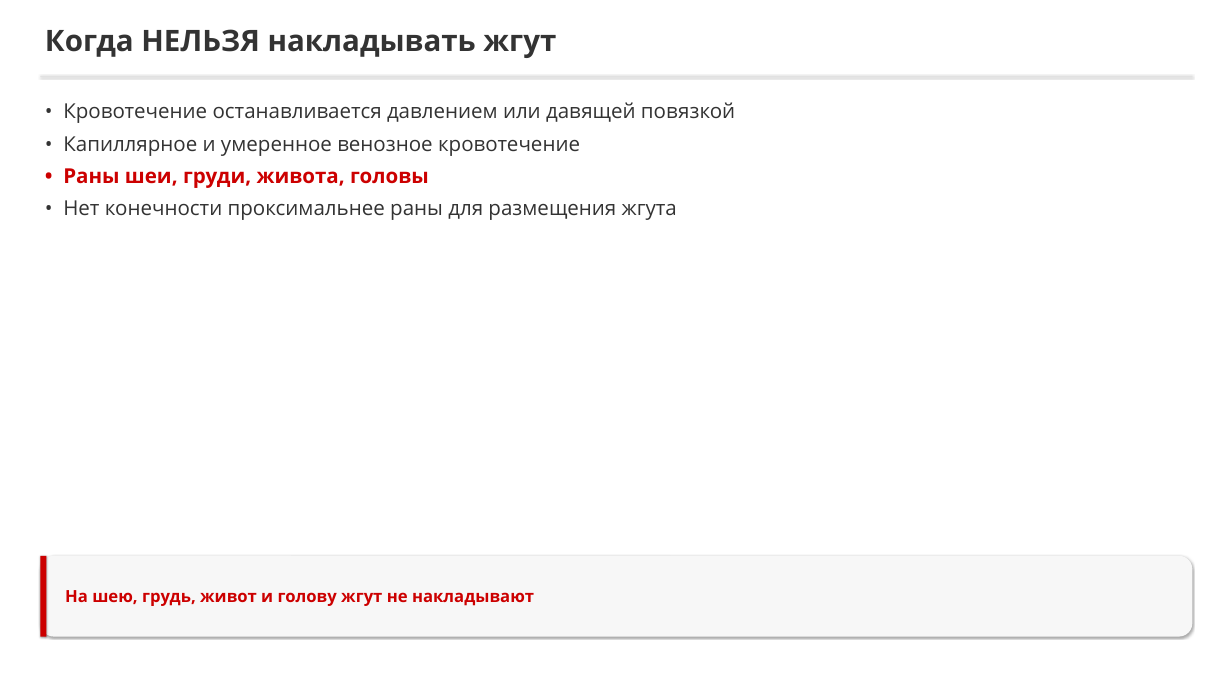
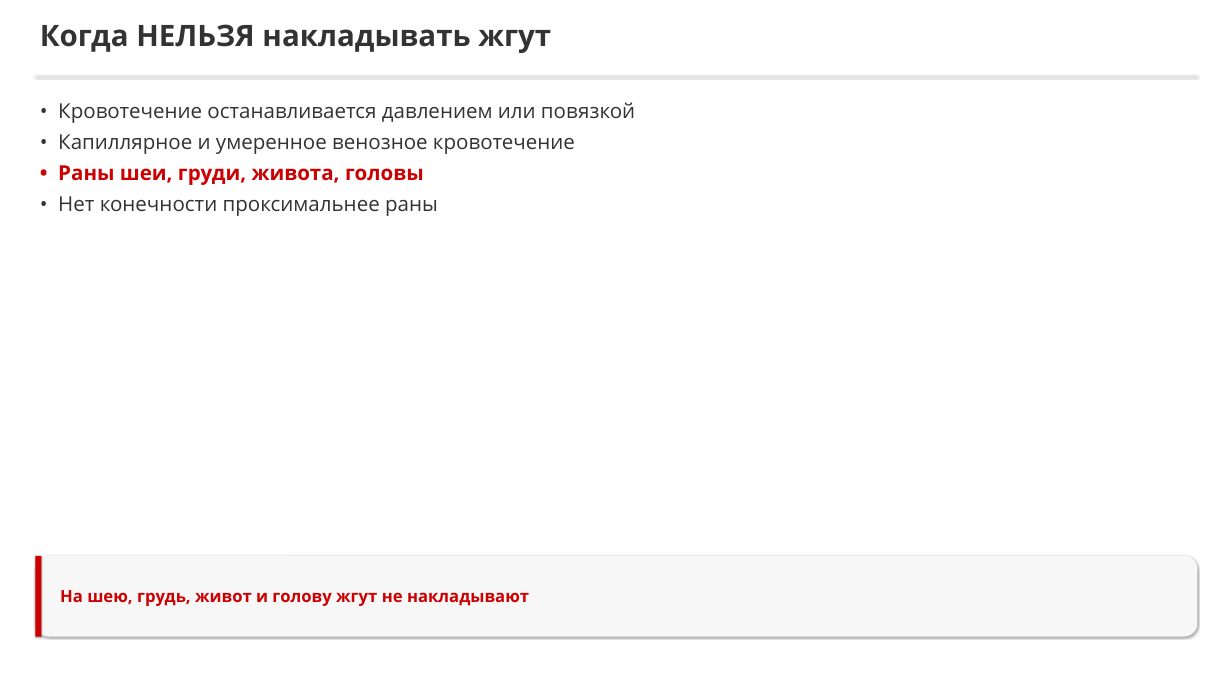
Before and after one commit to lysakalenushka-hash/-, a slide deck: slide 15 of tema2_bleeding/Способы_временной_остановки_кровотечения.pptx. Drawn at 1232x693 pixels with LibreOffice and Linux fonts; fonts in the diff are those of the drawing. Boxes give left, top, right and bottom in pixels: in the first picture for what was removed or moved away, otherwise in the second. Text is boxed around its words. In the diff, an @@ line names an element or a change of style, - is before the commit and + after.

```diff
--- a/tema2_bleeding/Способы_временной_остановки_кровотечения.pptx
+++ b/tema2_bleeding/Способы_временной_остановки_кровотечения.pptx
@@ text "Когда НЕЛЬЗЯ накладывать жгут": place and size @@
-text "Когда НЕЛЬЗЯ накладывать жгут" at (45,29,556,58)
+text "Когда НЕЛЬЗЯ накладывать жгут" at (40,24,551,53)
@@ rectangle: place and size @@
-rectangle at (40,76,1192,77)
+rectangle at (36,76,1197,77)
@@ text at (58,102,635,123): text changed @@
-• Кровотечение останавливается давлением или давящей повязкой
+• Кровотечение останавливается давлением или повязкой
@@ text at (58,134,575,185): less space between paragraphs @@
@@ text at (58,196,438,216): text changed @@
-• Нет конечности проксимальнее раны для размещения жгута
+• Нет конечности проксимальнее раны
@@ rounded rectangle: place and size @@
-rounded rectangle at (40,556,1192,637)
+rounded rectangle at (36,556,1197,637)
@@ rectangle: place and size @@
-rectangle at (40,556,46,637)
+rectangle at (36,556,42,637)
@@ text "На шею, грудь, живот и ...": place and size @@
-text "На шею, грудь, живот и ..." at (65,590,534,606)
+text "На шею, грудь, живот и ..." at (60,590,529,606)
```
Also in this commit, not shown: 6 other slides changed, 11 slides added, 11 slides removed, 7 other files.
